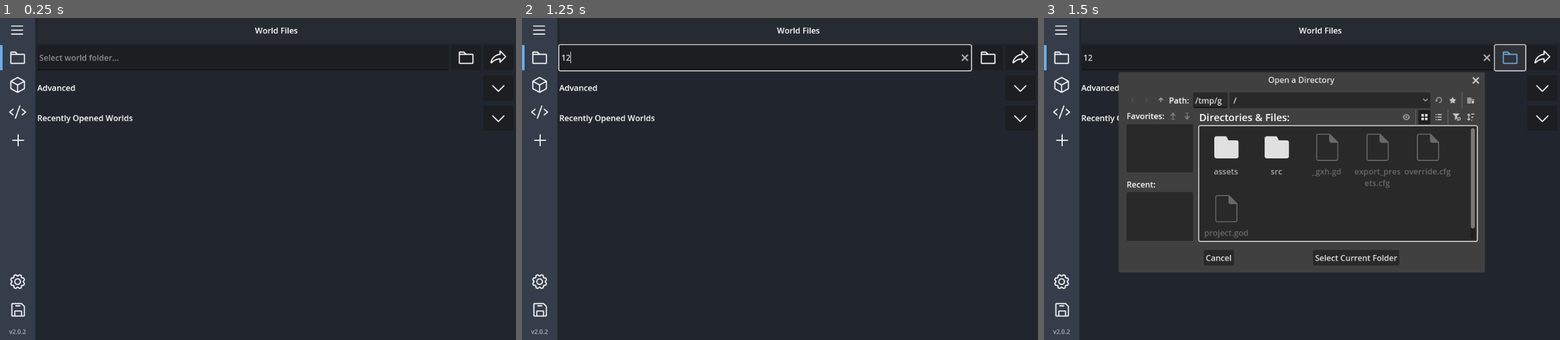
Above: before the commit, frames 1-3 (left to right).
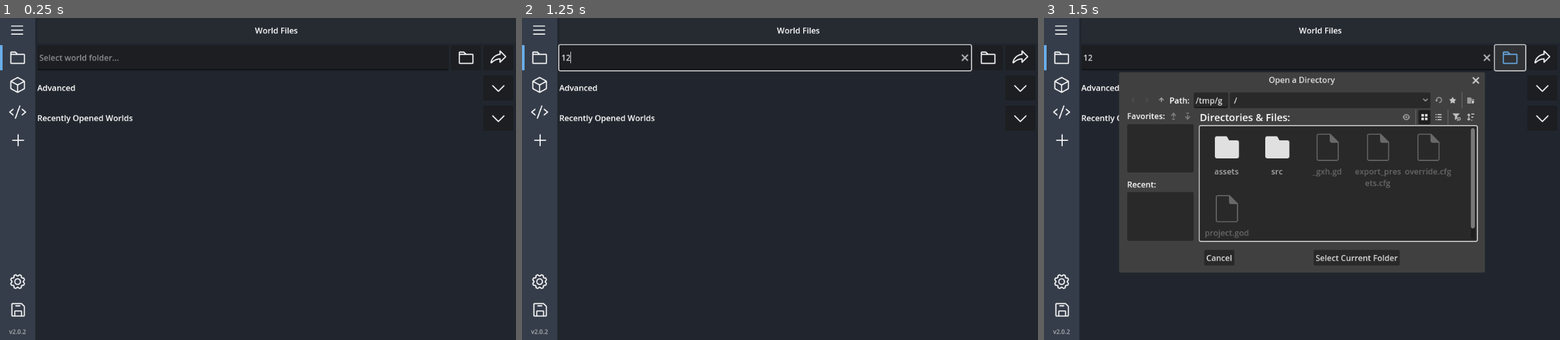
Above: after the commit, the same moments.

Repository: DragonTech26/BDSAddonManager
Game: Godot game, scene res://src/scenes/main.tscn
The game is run twice, just before and just after one commit, with the same random seed, the same clock (stepped at 60 frames per second) and the same inputs.
Inputs (mouse positions are in pixels of both pictures, inside the frame that each line leads up to):
- Up to frame 1 (0.25 s): no input
- Up to frame 2 (1.25 s): click (764, 56) at 0.52 s; type "12" at 0.6 s
- Up to frame 3 (1.5 s): click (1508, 56) at 1.25 s

Frames 1-2 are identical in both runs. In frame 3, 1.3% of the frame differs, in the area x 14-79%, y 18-76%.

Commit message:
Add setting to prevent packs from merging if target folder has the same name

Diff:
--- a/src/autoload/load_settings.gd
+++ b/src/autoload/load_settings.gd
@@ -5,6 +5,7 @@
 var settings: Dictionary = {
 	"HIDE_DEFAULT_SERVER_PACKS": true,
 	"HIDE_TEXT_MODIFIER_SYMBOLS": true,
+	"IMPORT_AS_UNIQUE_FOLDER_NAME": true,
 	"SUPER_SECRET_SETTING": false,
 }
 
--- a/src/scenes/main.tscn
+++ b/src/scenes/main.tscn
@@ -689,6 +689,12 @@
 theme_override_colors/checkbox_checked_color = Color(0.41568628, 0.68235296, 0.91764706, 1)
 text = "Hide '§' text modifiers"
 
+[node name="CheckBox3" type="CheckBox" parent="HBoxContainer/Body/Pages/MarginContainer/SettingsPage/HBoxContainer/VBoxContainer"]
+layout_mode = 2
+tooltip_text = "Adds import date to pack folder name."
+theme_override_colors/checkbox_checked_color = Color(0.41568628, 0.68235296, 0.91764706, 1)
+text = "Avoid pack import conflicts"
+
 [node name="VBoxContainer2" type="VBoxContainer" parent="HBoxContainer/Body/Pages/MarginContainer/SettingsPage/HBoxContainer"]
 layout_mode = 2
 size_flags_horizontal = 3
--- a/src/scripts/pack_importer.gd
+++ b/src/scripts/pack_importer.gd
@@ -138,6 +138,11 @@
 	return ""
 
 
+func _build_unique_folder_name(base_name: String) -> String:
+	var timestamp: int = int(Time.get_unix_time_from_system())
+	return "%s_%s" % [base_name, str(timestamp)]
+
+
 func _parse_and_distribute(manifest_path: String, temp_root: String, zip_basename: String) -> void:
 	var content: String = FileAccess.get_file_as_string(manifest_path)
 	var json: JSON = JSON.new()
@@ -193,7 +198,12 @@
 	if source_pack_folder.replace("\\", "/") == temp_root.replace("\\", "/"):
 		pack_folder_name = zip_basename
 
-	var final_destination: String = target_root.path_join(pack_folder_name)
+	var final_name := pack_folder_name
+
+	if LoadSettings.get_setting("IMPORT_AS_UNIQUE_FOLDER_NAME"):
+		final_name = _build_unique_folder_name(pack_folder_name)
+
+	var final_destination: String = target_root.path_join(final_name)
 
 	_copy_recursive(source_pack_folder, final_destination)
 	print("PackImporter: Imported ", pack_folder_name, " to ", final_destination)
--- a/src/scripts/settings_page.gd
+++ b/src/scripts/settings_page.gd
@@ -7,10 +7,12 @@
 	# Initialize checkboxes with current settings
 	$HBoxContainer/VBoxContainer/CheckBox1.button_pressed = LoadSettings.get_setting("HIDE_DEFAULT_SERVER_PACKS")
 	$HBoxContainer/VBoxContainer/CheckBox2.button_pressed = LoadSettings.get_setting("HIDE_TEXT_MODIFIER_SYMBOLS")
+	$HBoxContainer/VBoxContainer/CheckBox3.button_pressed = LoadSettings.get_setting("IMPORT_AS_UNIQUE_FOLDER_NAME")
 
 	# Connect signals so changes update the settings file
 	$HBoxContainer/VBoxContainer/CheckBox1.toggled.connect(_on_checkbox_toggled.bind("HIDE_DEFAULT_SERVER_PACKS"))
 	$HBoxContainer/VBoxContainer/CheckBox2.toggled.connect(_on_checkbox_toggled.bind("HIDE_TEXT_MODIFIER_SYMBOLS"))
+	$HBoxContainer/VBoxContainer/CheckBox3.toggled.connect(_on_checkbox_toggled.bind("IMPORT_AS_UNIQUE_FOLDER_NAME"))
 
 
 func _on_checkbox_toggled(pressed: bool, key: String) -> void:
